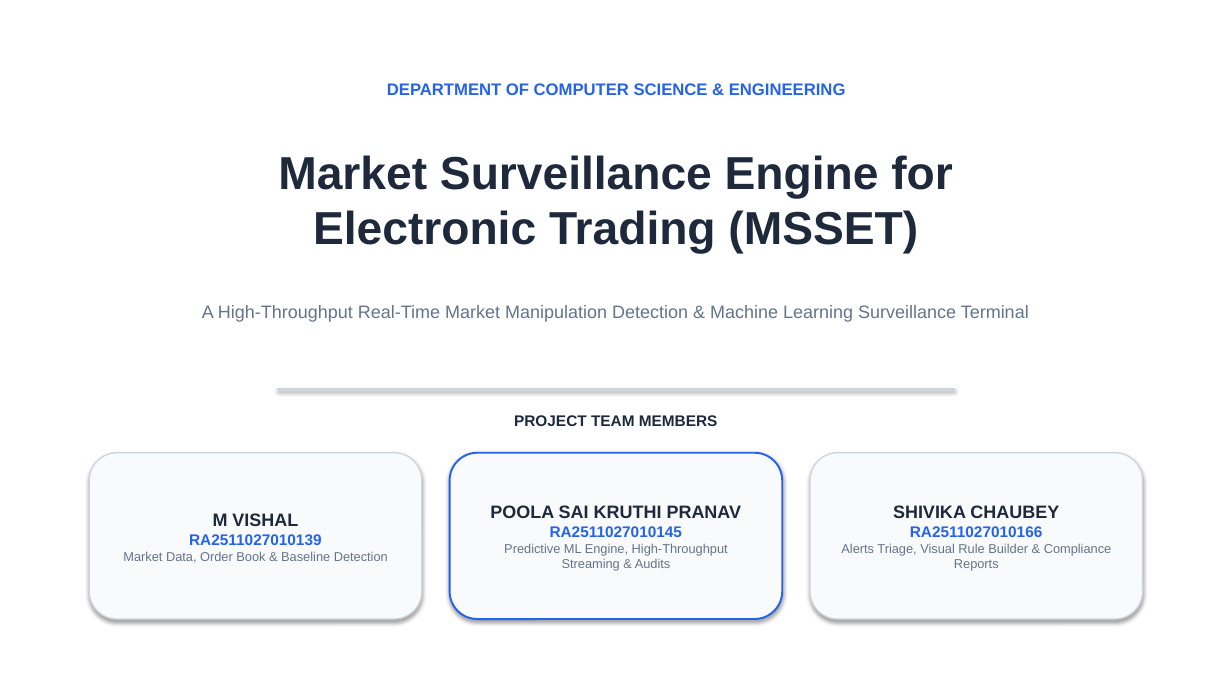
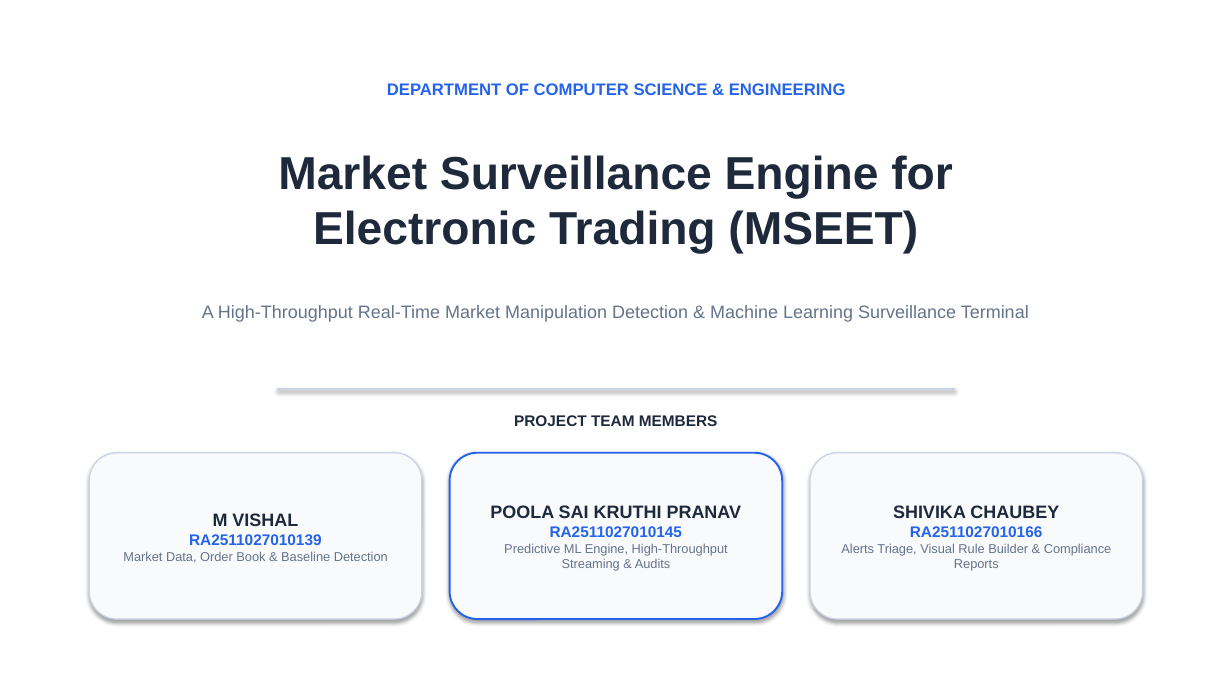
Before and after one commit to amaikudu/MSSET, a slide deck: slide 1 of MSSET-Final-Review.pptx. Drawn at 1232x693 pixels with LibreOffice and Linux fonts; fonts in the diff are those of the drawing. Boxes give left, top, right and bottom in pixels: in the first picture for what was removed or moved away, otherwise in the second. Text is boxed around its words. In the diff, an @@ line names an element or a change of style, - is before the commit and + after.

Commit message:
Update presentation acronym to MSEET (Market Surveillance Engine for Electronic Trading)

```diff
--- a/MSSET-Final-Review.pptx
+++ b/MSSET-Final-Review.pptx
@@ text at <box>278,155,952,254</box>: text changed @@
-Market Surveillance Engine for
-Electronic Trading (MSSET)
+Market Surveillance Engine for
+Electronic Trading (MSEET)
```
Also in this commit, not shown: 3 other files.
